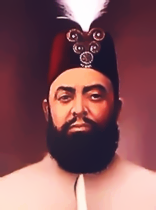
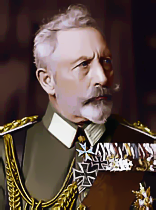
Layered file, before and after one edit (156 × 210). Changes by layer:
hid "Ebene 24" over [0, 0, 156, 210]
hid "Ebene 22 Kopie 2" over [0, 0, 156, 210]
hid "Ebene 23" over [0, 0, 156, 210]
hid "Ebene 21" over [0, 0, 156, 210]
hid "Ebene 20" over [0, 0, 156, 210]
hid "Ebene 20 Kopie 2" over [0, 0, 156, 210]
moved "Ebene 14" above "Ebene 20 Kopie" over [0, 0, 156, 210]
